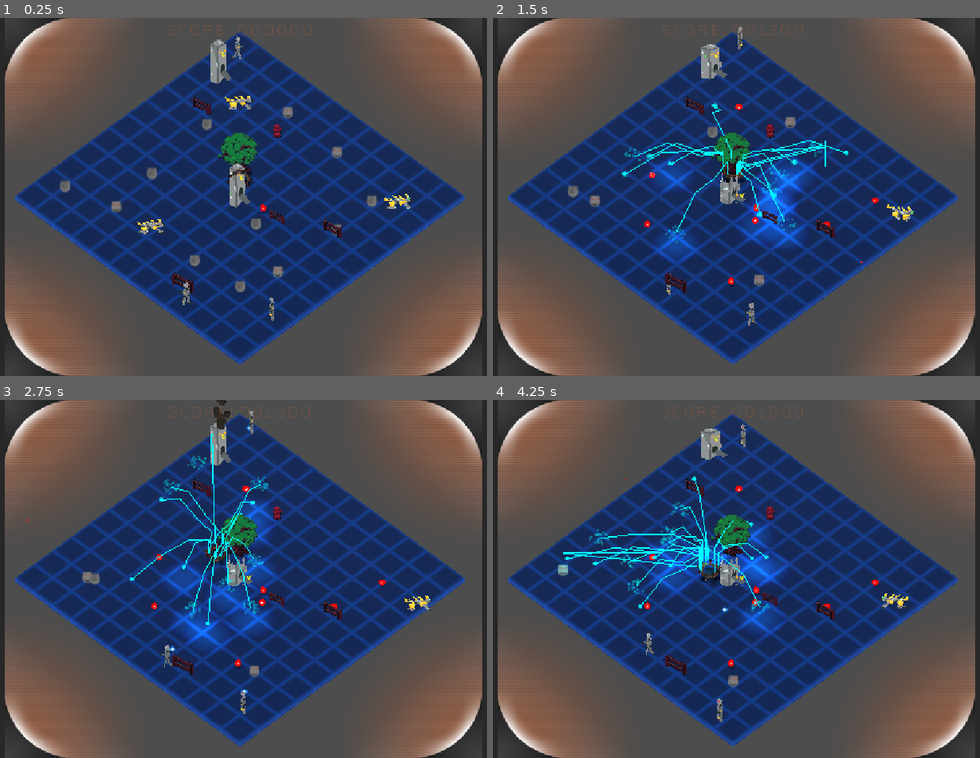
Above: before the commit, frames 1-4 (two rows, left to right).
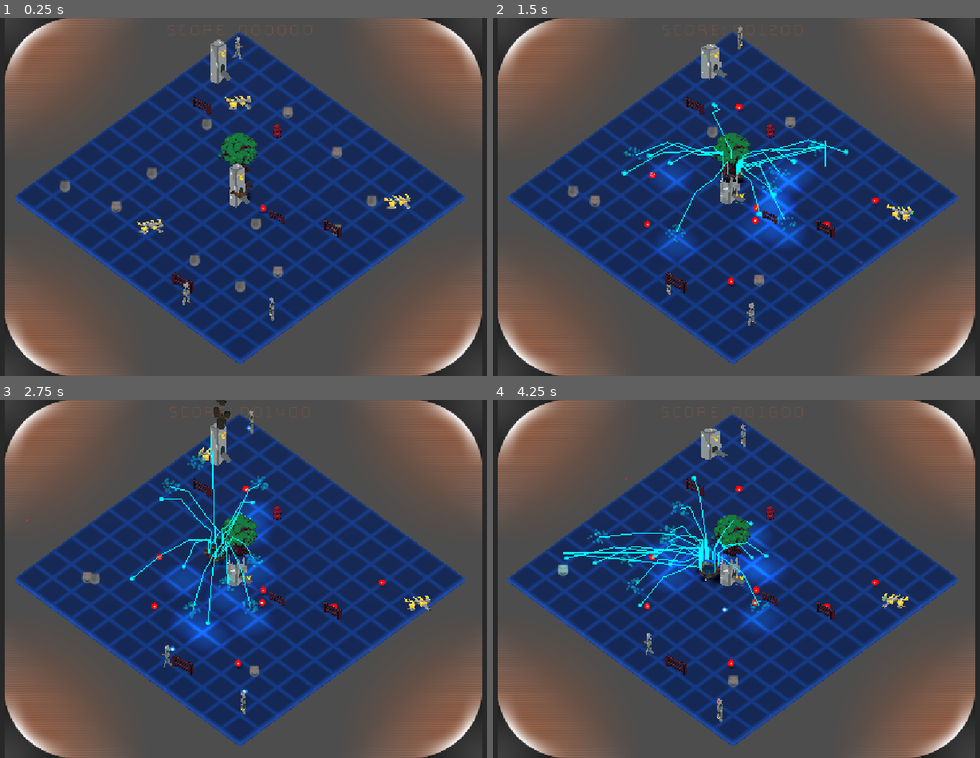
Above: after the commit, the same moments.

Repository: Gamkedo/terminus-2k28
Game: Godot game, scene res://Scenes - Levels/areaArcade.tscn
Same seed, same stepped clock (60 frames per second), same inputs: the game is played once before the commit and once after it. This scene is started directly instead of the project's main scene.
Inputs (mouse positions are in pixels of both pictures, inside the frame that each line leads up to):
- Up to frame 1 (0.25 s): no input
- Up to frame 2 (1.5 s): move the mouse to (702, 268) at 0.52 s; press the mouse at (702, 268) at 0.53 s; hold W (walk_up) 0.53-1.25 s; release the mouse at (702, 268) at 1.25 s; drag from (926, 250) to (702, 268) at 1.27 s
- Up to frame 3 (2.75 s): move the mouse to (48, 525) at 2.02 s; press the mouse at (48, 525) at 2.03 s; hold A (walk_left) from 2.03 s (still down)
- Up to frame 4 (4.25 s): release A (walk_left) at 2.75 s; release the mouse at (541, 525) at 2.75 s; drag from (765, 579) to (541, 525) at 2.77 s; move the mouse to (639, 489) at 3.52 s; press the mouse at (639, 489) at 3.53 s; hold S (walk_down) from 3.53 s (still down)

The runs differ from the first frame. In frame 1, 0.2% of the frame differs, in the area x 46-52%, y 41-52%; in frame 2, 0.6%; in frame 3, 0.5%; in frame 4, 1.0%, in the area x 14-57%, y 21-60%.

Commit message:
fix to tilting forward and backward
new player model no longer tilts up and down

Diff:
--- a/Scenes - Objects/player.tscn
+++ b/Scenes - Objects/player.tscn
@@ -26,6 +26,9 @@
 [sub_resource type="StandardMaterial3D" id="StandardMaterial3D_dbkhw"]
 albedo_color = Color(0, 4.582968, 0, 1)
 
+[sub_resource type="StandardMaterial3D" id="StandardMaterial3D_fgfqk"]
+albedo_color = Color(1, 0.4627451, 0, 1)
+
 [sub_resource type="QuadMesh" id="QuadMesh_8dwo2"]
 size = Vector2(2, 2)
 
@@ -38,9 +41,6 @@
 transparency = 1
 albedo_texture = ExtResource("4_y8h32")
 billboard_mode = 1
-
-[sub_resource type="StandardMaterial3D" id="StandardMaterial3D_fgfqk"]
-albedo_color = Color(1, 0.4627451, 0, 1)
 
 [sub_resource type="CylinderShape3D" id="CylinderShape3D_7tbbo"]
 height = 1.9824219
@@ -84,19 +84,6 @@
 transform = Transform3D(1, 0, 0, 0, 1, 0, 0, 0, 1, 0, 1.5172758, 0)
 mesh = SubResource("BoxMesh_7tbbo")
 
-[node name="player_vehbryo" parent="TurretPivot/Turret" unique_id=817039240 instance=ExtResource("8_5hocr")]
-transform = Transform3D(1, 0, 0, 0, 1, 0, 0, 0, 1, 0, -2.8258731, 0)
-
-[node name="BillboardFront" type="MeshInstance3D" parent="TurretPivot/Turret/player_vehbryo" unique_id=410453551]
-transform = Transform3D(1, 0, 0, 0, 1, 0, 0, 0, 1, 0, 1, 0)
-mesh = SubResource("QuadMesh_8dwo2")
-surface_material_override/0 = SubResource("StandardMaterial3D_46nwg")
-
-[node name="BillboardBack" type="MeshInstance3D" parent="TurretPivot/Turret/player_vehbryo" unique_id=353239484]
-transform = Transform3D(1, 0, 0, 0, 1, 0, 0, 0, 1, 0, 1, 0)
-mesh = SubResource("QuadMesh_8dwo2")
-surface_material_override/0 = SubResource("StandardMaterial3D_31akr")
-
 [node name="CannonA" type="MeshInstance3D" parent="TurretPivot/Turret" unique_id=1565162303]
 transform = Transform3D(0.35355338, -0.35355338, 0, 0.35355338, 0.35355338, 0, 0, 0, 2, 0.5, 0, -0.75)
 visible = false
@@ -129,6 +116,19 @@
 collision_mask = 3
 collide_with_areas = true
 
+[node name="player_vehbryo" parent="TurretPivot" unique_id=817039240 instance=ExtResource("8_5hocr")]
+transform = Transform3D(1, 0, 0, 0, 1, 0, 0, 0, 1, 0, -1.3085973, 0)
+
+[node name="BillboardFront" type="MeshInstance3D" parent="TurretPivot/player_vehbryo" unique_id=410453551]
+transform = Transform3D(1, 0, 0, 0, 1, 0, 0, 0, 1, 0, 1, 0)
+mesh = SubResource("QuadMesh_8dwo2")
+surface_material_override/0 = SubResource("StandardMaterial3D_46nwg")
+
+[node name="BillboardBack" type="MeshInstance3D" parent="TurretPivot/player_vehbryo" unique_id=353239484]
+transform = Transform3D(1, 0, 0, 0, 1, 0, 0, 0, 1, 0, 1, 0)
+mesh = SubResource("QuadMesh_8dwo2")
+surface_material_override/0 = SubResource("StandardMaterial3D_31akr")
+
 [node name="CollisionShape3D" type="CollisionShape3D" parent="." unique_id=1486092495]
 transform = Transform3D(1, 0, 0, 0, 1, 0, 0, 0, 1, 0, 1.0301299, 0)
 shape = SubResource("CylinderShape3D_7tbbo")
--- a/Scripts/gameplay/player/aim_component.gd
+++ b/Scripts/gameplay/player/aim_component.gd
@@ -16,7 +16,7 @@
 
 
 func look_at_cursor(player: Player):
-	var target_plane_mouse := Plane(Vector3.UP, player.position.y)
+	var target_plane_mouse := Plane(Vector3.UP, player.turret_pivot.position.y)
 	var ray_length := 1000
 	var mouse_position := get_viewport().get_mouse_position()
 	var from := player.camera.project_ray_origin(mouse_position)
@@ -26,10 +26,10 @@
 
 	if cursor_position_on_plane:
 		player.aim_dot.global_position = cursor_position_on_plane
-		player.turret.look_at(cursor_position_on_plane, Vector3.UP, 0)
+		player.turret_pivot.look_at(cursor_position_on_plane, Vector3.UP, 0)
 	else:
 		player.aim_dot.global_position = to
-		player.turret.look_at(to)
+		player.turret_pivot.look_at(to)
 
 
 ## Returns a Vector2 from the aim direction inputs
